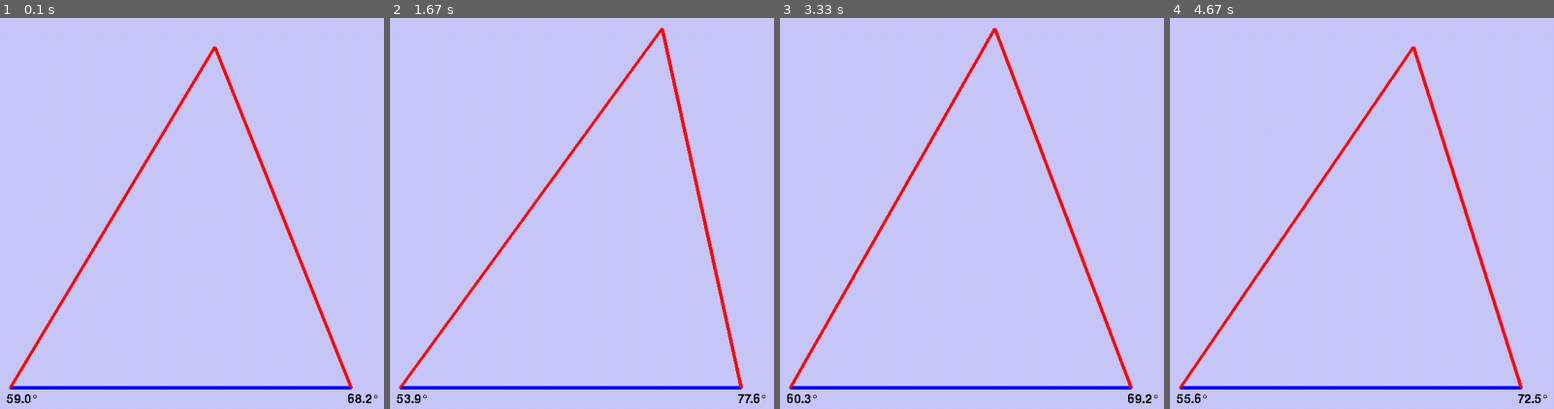
Above: before the commit, frames 1-4 (left to right).
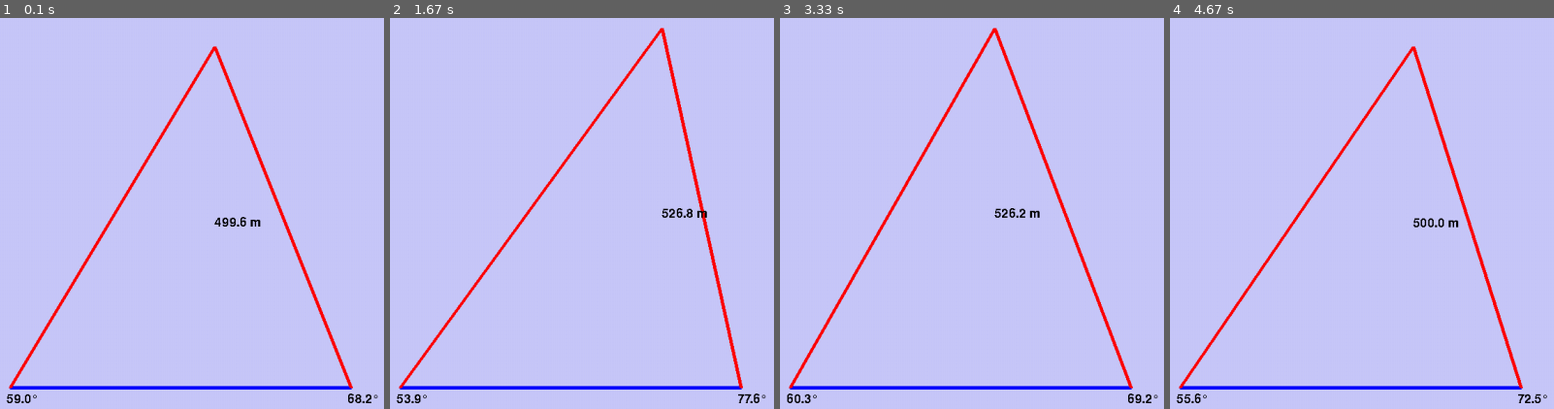
Above: after the commit, the same moments.

Repository: FilipHojgaard/Small_Projects
Game: pygame game, started from Triangulate/triangulate.py
The game is run twice, just before and just after one commit, with the same random seed, the same clock (stepped at 60 frames per second) and the same inputs.
Inputs:
- Up to frame 1 (0.1 s): no input
- Up to frame 2 (1.67 s): hold Right 0.33-0.8 s; hold Up 0.83-1.13 s; hold Right 1.17-1.63 s
- Up to frame 3 (3.33 s): hold Left 1.67-2.2 s; hold Down 2.23-2.53 s; hold Left 2.57-2.97 s; hold Up from 3 s (still down)
- Up to frame 4 (4.67 s): release Up at 3.37 s; hold Right 3.4-4.03 s; hold Down 4.07-4.43 s; hold Left from 4.47 s (still down)

The runs differ from the first frame. In frame 1, 0.2% of the frame differs, in the area x 55-68%, y 50-54%; in frame 2, 0.2%, in the area x 70-83%, y 48-52%; in frame 3, 0.2%; in frame 4, 0.2%.

Commit message:
length being correctly calculated and showed in the middle of the L line always. Meters as units added.

Diff:
--- a/Triangulate/triangulate.py
+++ b/Triangulate/triangulate.py
@@ -48,8 +48,16 @@
     left_angle_text = myfont.render(str(left_angle)+u"\u00b0", False, (0,0,0))
     right_angle_text = myfont.render(str(right_angle)+u"\u00b0", False, (0,0,0))
 
+    # Calculate the length from boat to line between point_left and point_right.
+    length_to_boat = (((right_point[0]-left_point[0])*math.sin(math.radians(left_angle))
+    *math.sin(math.radians(right_angle)))/math.sin(math.radians(left_angle)+
+    math.radians(right_angle)))
+    length_to_boat = round(length_to_boat, 1)
+    length_to_boat_text = myfont.render(str(length_to_boat)+ " m", False, (0,0,0))
+
     windowsSurfaceObj.blit(left_angle_text,(left_point[0]-5,left_point[1]+8))
     windowsSurfaceObj.blit(right_angle_text,(right_point[0]-5,right_point[1]+8))
+    windowsSurfaceObj.blit(length_to_boat_text,(boat_coords[0],(boat_coords[1]+(length_to_boat/2))))
 
     keystate = pygame.key.get_pressed()
     if keystate[K_LEFT]:
